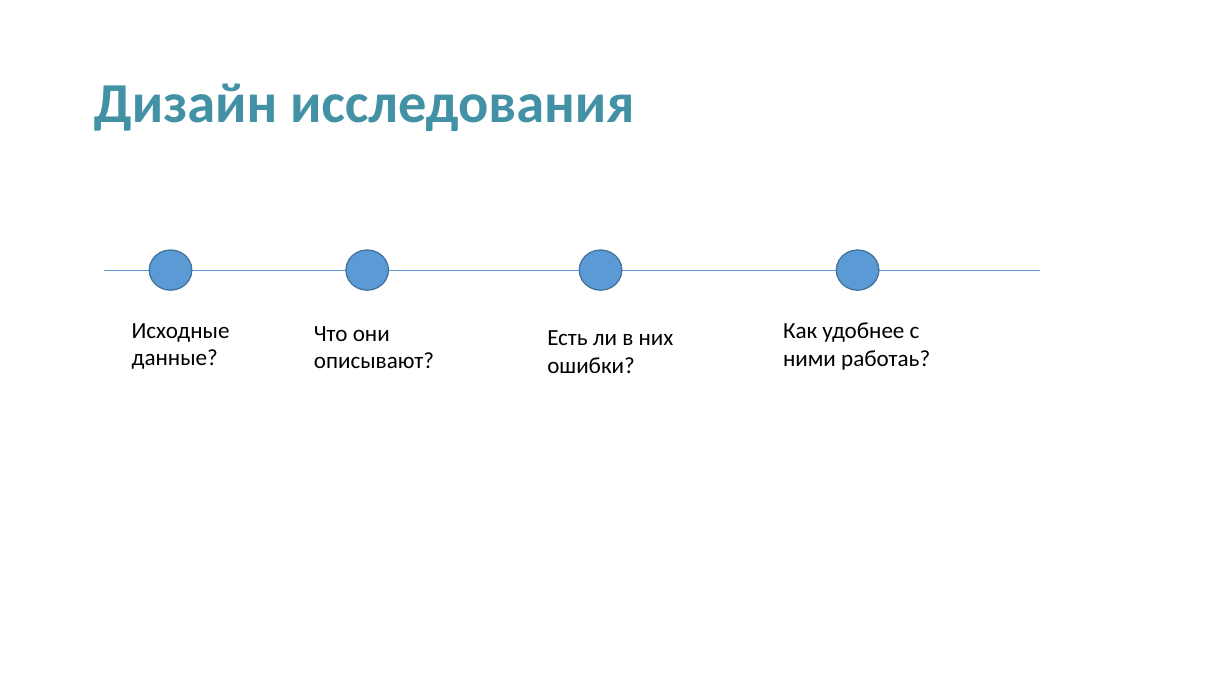
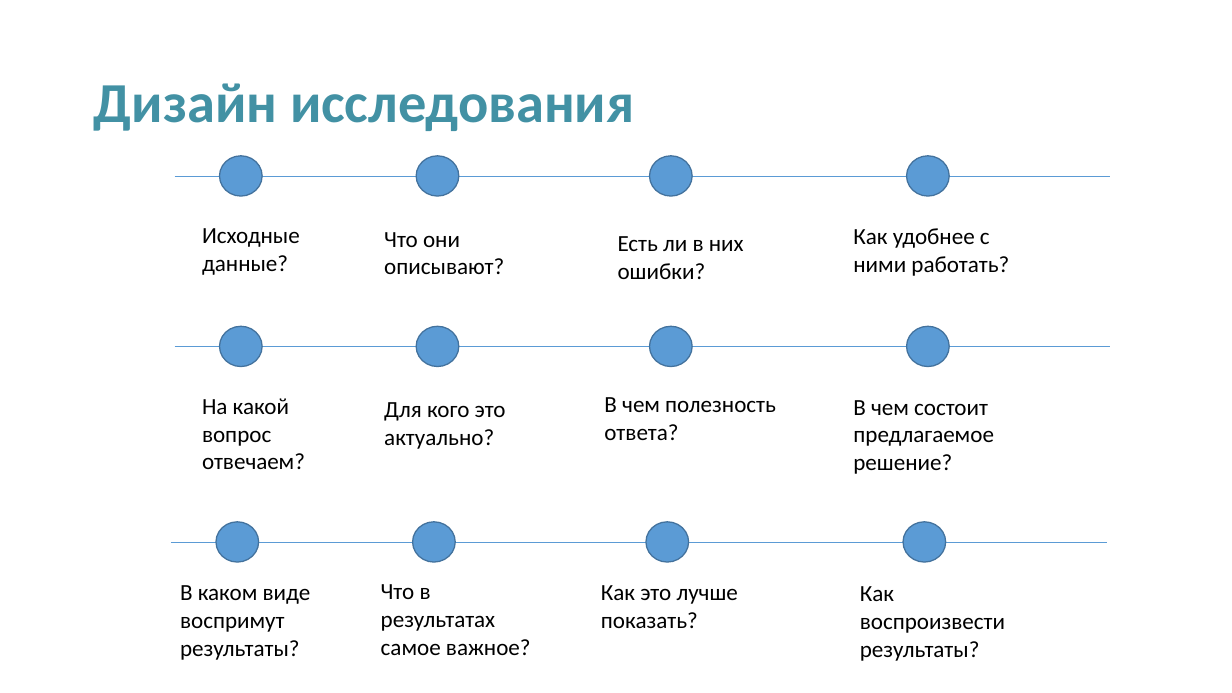
Before and after one commit to ru-corporate/teaching-2018, a slide deck: slide 11 of MRFS_course_outline.pptx (slide 5 before the commit). Drawn at 1232x693 pixels with LibreOffice and Linux fonts; fonts in the diff are those of the drawing. Boxes give left, top, right and bottom in pixels: in the first picture for what was removed or moved away, otherwise in the second. Text is boxed around its words. In the diff, an @@ line names an element or a change of style, - is before the commit and + after.

Commit message:
better presentation

```diff
--- a/MRFS_course_outline.pptx
+++ b/MRFS_course_outline.pptx
@@ 4 ellipses, 3 texts, 1 line: place and size @@
-4 ellipses, 3 texts, 1 line at bbox=[104, 250, 1041, 373]
+4 ellipses, 3 texts, 1 line at bbox=[175, 156, 1111, 279]
@@ text at bbox=[853, 228, 1009, 276]: text changed @@
-Как удобнее с ними работаь?
+Как удобнее с ними работать?
@@ ellipse added at bbox=[220, 326, 262, 367], fill #5B9BD5, outline #43739E 1 pt @@
@@ ellipse added at bbox=[416, 326, 458, 367], fill #5B9BD5, outline #43739E 1 pt @@
@@ ellipse added at bbox=[650, 326, 692, 367], fill #5B9BD5, outline #43739E 1 pt @@
@@ ellipse added at bbox=[907, 326, 949, 367], fill #5B9BD5, outline #43739E 1 pt @@
@@ line added from (175, 347) to (1111, 347), #5B9BD5 0.5 pt @@
@@ text added at bbox=[202, 398, 305, 469], 18 pt, text #000000 @@
+На какой вопрос отвечаем?
@@ text added at bbox=[384, 402, 506, 449], 18 pt, text #000000 @@
+Для кого это актуально?
@@ text added at bbox=[604, 397, 776, 440], 18 pt, text #000000 @@
+В чем полезность ответа?
@@ text added at bbox=[853, 400, 994, 474], 18 pt, text #000000 @@
+В чем состоит предлагаемое решение?
@@ ellipse added at bbox=[216, 522, 259, 563], fill #5B9BD5, outline #43739E 1 pt @@
@@ ellipse added at bbox=[413, 522, 456, 563], fill #5B9BD5, outline #43739E 1 pt @@
@@ ellipse added at bbox=[646, 522, 689, 563], fill #5B9BD5, outline #43739E 1 pt @@
@@ ellipse added at bbox=[903, 522, 945, 563], fill #5B9BD5, outline #43739E 1 pt @@
@@ line added from (171, 543) to (1107, 543), #5B9BD5 0.5 pt @@
@@ text added at bbox=[180, 585, 311, 660], 18 pt, text #000000 @@
+В каком виде воспримут результаты?
@@ text added at bbox=[381, 584, 531, 655], 18 pt, text #000000 @@
+Что в результатах самое важное?
@@ text added at bbox=[601, 585, 738, 628], 18 pt, text #000000 @@
+Как это лучше показать?
@@ text added at bbox=[860, 586, 1005, 661], 18 pt, text #000000 @@
+Как воспроизвести результаты?
```
Also in this commit, not shown: 6 other slides changed, 8 slides added, 2 slides removed.
